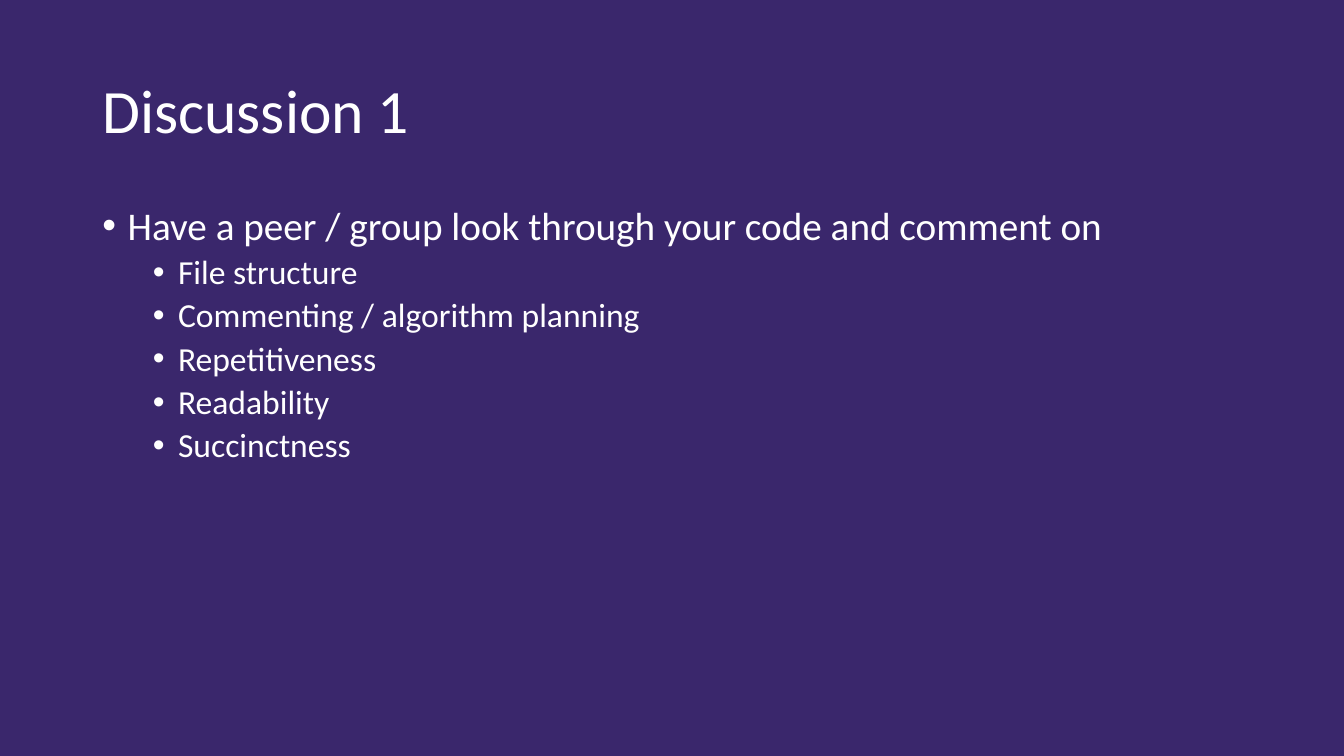
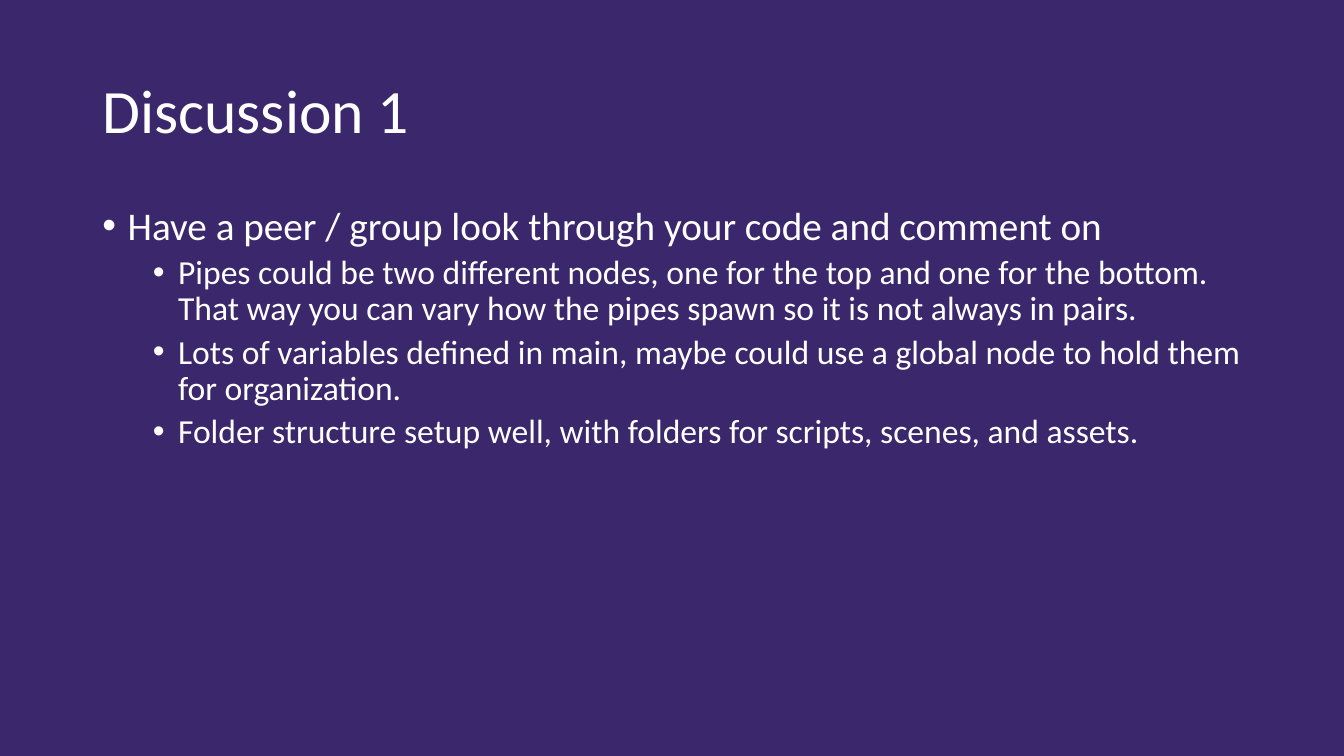
Before and after one commit to jaketerry28/CS315-Game-Programming, a slide deck: slide 5 of Project 1/Process Document.pptx. Drawn at 1344x756 pixels with LibreOffice and Linux fonts; fonts in the diff are those of the drawing. Boxes give left, top, right and bottom in pixels: in the first picture for what was removed or moved away, otherwise in the second. Text is boxed around its words. In the diff, an @@ line names an element or a change of style, - is before the commit and + after.

```diff
--- a/Project 1/Process Document.pptx
+++ b/Project 1/Process Document.pptx
@@ text at bbox=[178, 260, 1240, 449]: text changed @@
-  • File structure
-  • Commenting / algorithm planning
-  • Repetitiveness
-  • Readability
-  • Succinctness
+  • Pipes could be two different nodes, one for the top and one for the bottom. That way you can vary how the pipes spawn so it is not always in pairs.
+  • Lots of variables defined in main, maybe could use a global node to hold them for organization.
+  • Folder structure setup well, with folders for scripts, scenes, and assets.
```
Also in this commit, not shown: 13 other slides changed, 3 other files.
